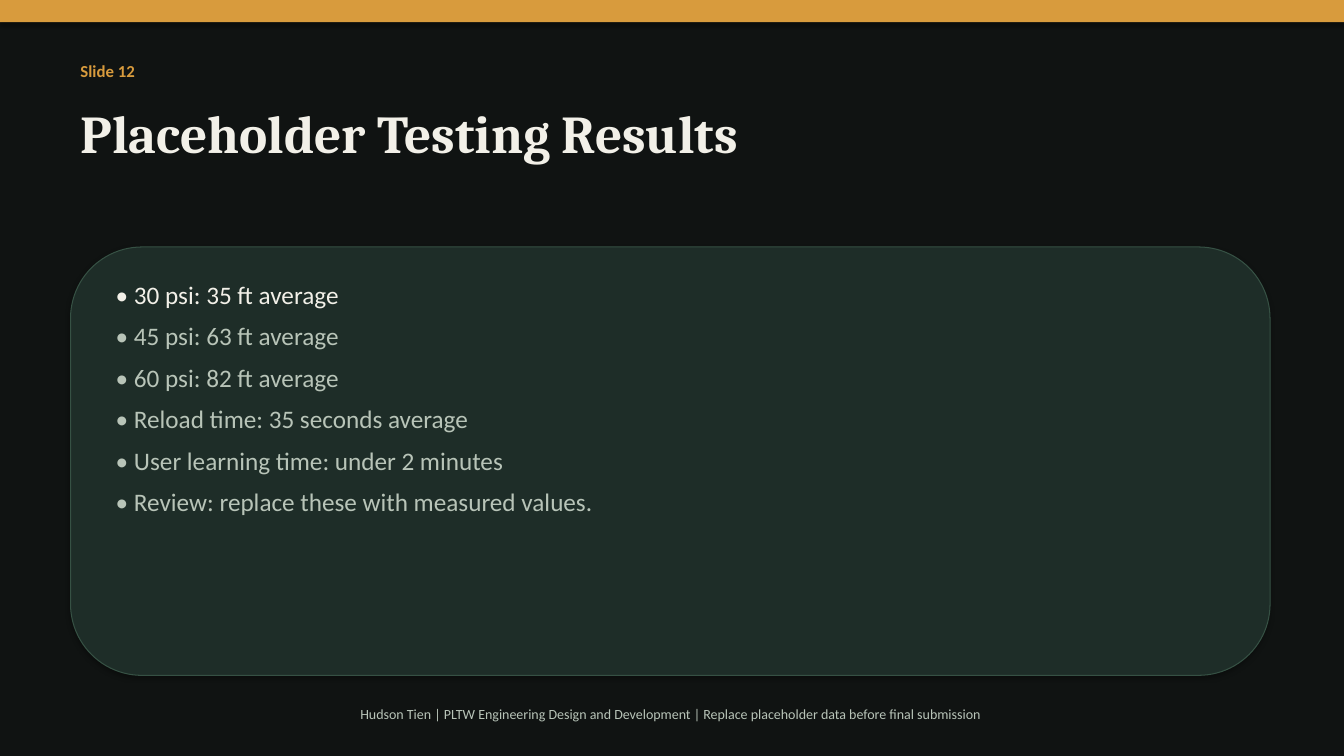
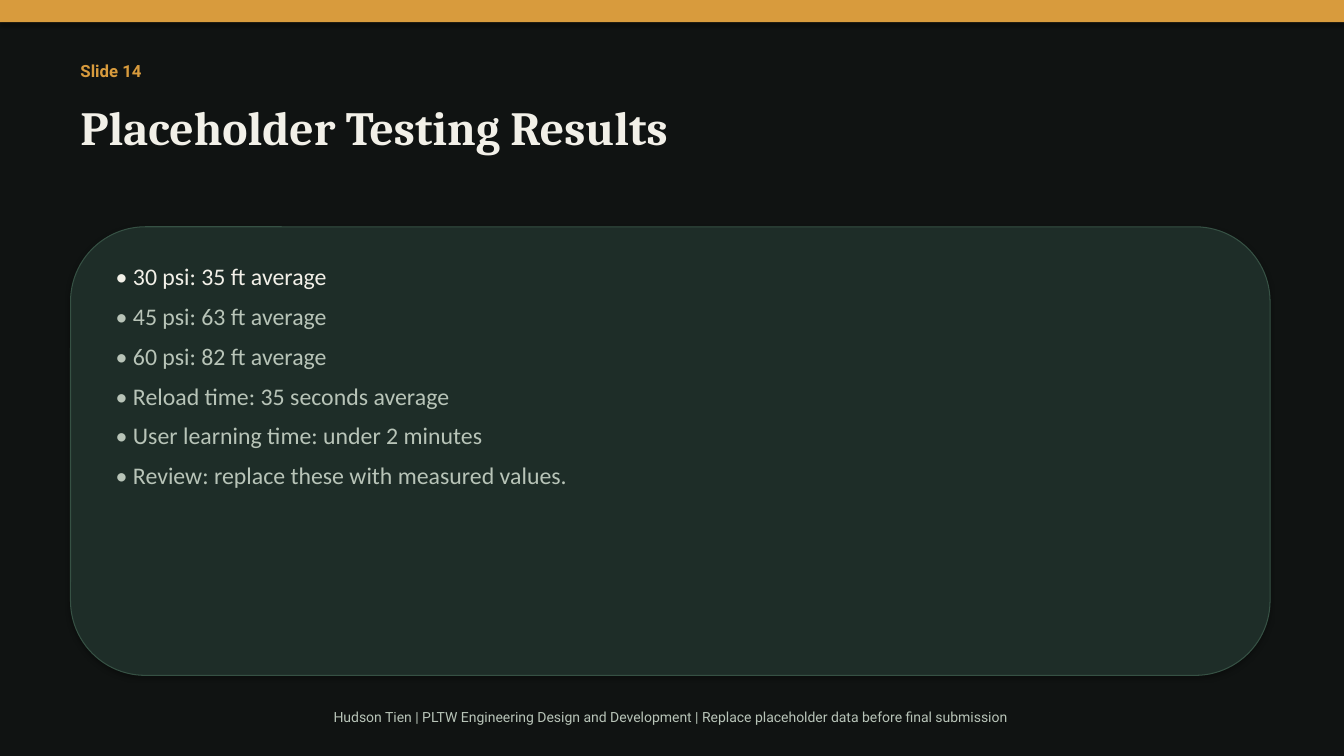
Before and after one commit to tienhdsn-000001/hudson-capstone-site, a slide deck: slide 14 of air-pressure-cannon-presentation.pptx (slide 12 before the commit). Drawn at 1344x756 pixels with LibreOffice and Linux fonts; fonts in the diff are those of the drawing. Boxes give left, top, right and bottom in pixels: in the first picture for what was removed or moved away, otherwise in the second. Text is boxed around its words. In the diff, an @@ line names an element or a change of style, - is before the commit and + after.

```diff
--- a/air-pressure-cannon-presentation.pptx
+++ b/air-pressure-cannon-presentation.pptx
@@ text at (x1=80, y1=64, x2=141, y2=77): text changed; font Calibri to Roboto @@
-Slide 12
+Slide 14
@@ text "Placeholder Testing Results" at (x1=80, y1=112, x2=667, y2=155): size 38 to 34 pt @@
@@ rounded rectangle resized from (x1=71, y1=247, x2=1270, y2=676) to (x1=71, y1=227, x2=1270, y2=676) @@
@@ text "• 30 psi: 35 ft ..." moved from (x1=134, y1=286, x2=592, y2=515) to (x1=133, y1=268, x2=567, y2=488) @@
@@ text "• 30 psi: 35 ft ..." at (x1=133, y1=268, x2=567, y2=488): size 18 to 17 pt @@
@@ text "Hudson Tien | PLTW Engineering ..." at (x1=334, y1=711, x2=1007, y2=725): font Calibri to Roboto @@
```
Also in this commit, not shown: 12 other slides changed, 3 slides added, 1 slide removed, 12 other files.
